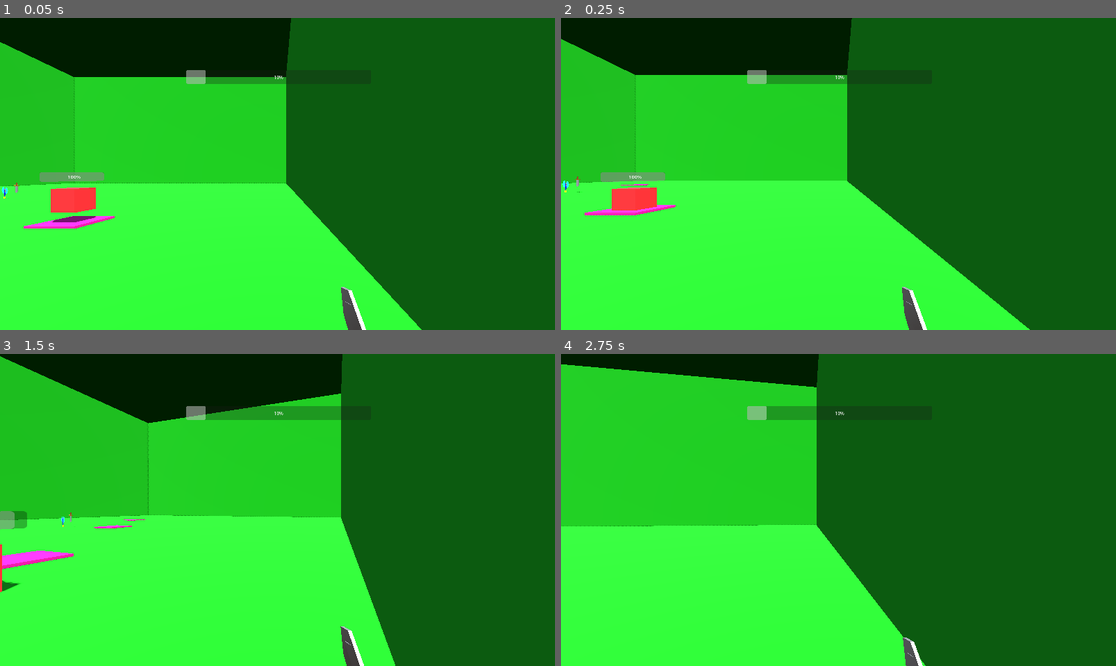
Above: before the commit, frames 1-4 (two rows, left to right).
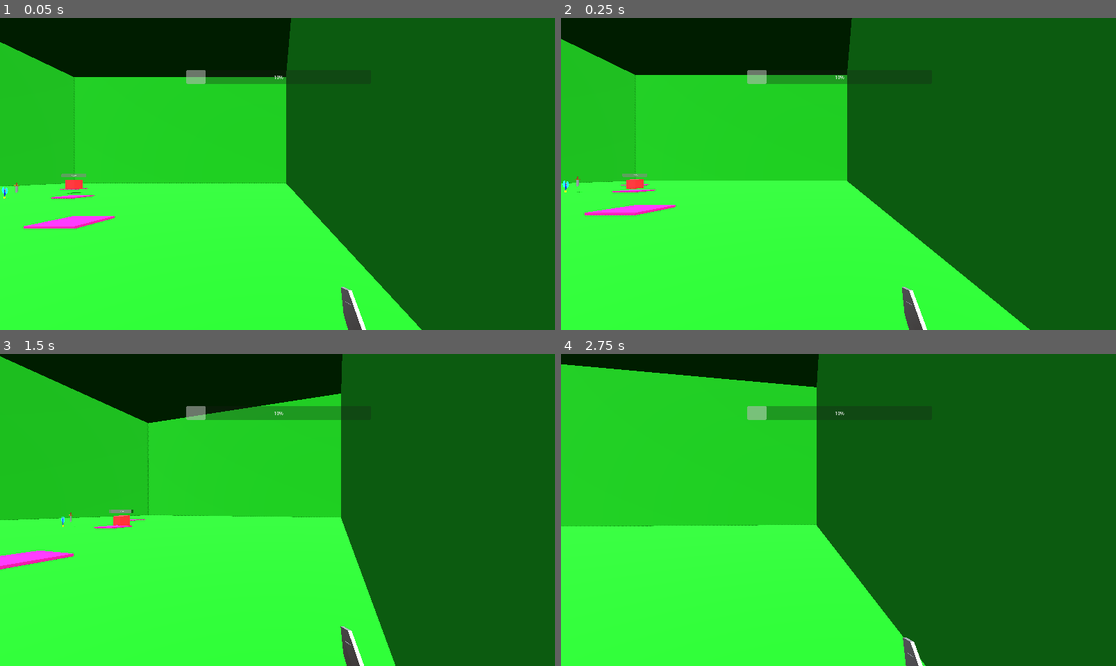
Above: after the commit, the same moments.

Repository: MrDragonMister/Raid_And_Rescue
Game: Godot game, scene res://scenes/world.tscn
Two runs of this game, one before a commit and one after it. Both use one fixed random seed, a clock stepped at 60 frames per second and the inputs below.
Inputs (mouse positions are in pixels of both pictures, inside the frame that each line leads up to):
- Up to frame 1 (0.05 s): no input
- Up to frame 2 (0.25 s): no input
- Up to frame 3 (1.5 s): move the mouse to (305, 510) at 0.52 s; hold W (move_forwards) from 0.53 s (still down); tap C (spawn enemy) at 0.6 s; tap Space (jump) at 0.77 s; move the mouse to (249, 510) at 1.27 s; click (249, 510) at 1.35 s
- Up to frame 4 (2.75 s): keep holding W (move_forwards); tap Space (jump) at 1.52 s; tap C (spawn enemy) at 1.55, 2.3 s; move the mouse to (849, 503) at 2.02 s; hold Shift (crouch) from 2.03 s (still down)

The runs differ from the first frame. In frame 1, 1.1% of the frame differs, in the area x 7-19%, y 49-66%; in frame 2, 0.9%; in frame 3, 0.5%; in frame 4, nothing differs.

Commit message:
added spawning enemies

Diff:
--- a/scenes/world.tscn
+++ b/scenes/world.tscn
@@ -178,6 +178,7 @@
 script = ExtResource("3_bx532")
 
 [node name="Enemy_manager" type="Node3D" parent="world_objects"]
+unique_name_in_owner = true
 script = ExtResource("5_b121a")
 enemy_scene = ExtResource("4_pccng")
 
--- a/scripts/enemy.gd
+++ b/scripts/enemy.gd
@@ -7,9 +7,9 @@
 @onready var nav: NavigationAgent3D = $NavigationAgent3D
 @onready var enemy_health_display := $health_display
 
-
 func _ready():
 	health_bar.value = health
+	position = Vector3(0, 1, 0)
 
 func _process(delta: float) -> void:
 	# Get the camera from the current viewport
@@ -17,9 +17,6 @@
 	if camera:
 		# Rotate the Sprite3D to face the camera's position
 		enemy_health_display.look_at(camera.global_transform.origin, Vector3.UP)
-
-
-
 
 	if Input.is_action_just_pressed("attack"):
 		if health > health_bar.min_value:
--- a/scripts/enemy_manager.gd
+++ b/scripts/enemy_manager.gd
@@ -2,16 +2,14 @@
 
 @export var enemy_scene : PackedScene
 
-# Called when the node enters the scene tree for the first time.
-func _ready() -> void:
-	pass # Replace with function body.
-
+#@onready var spawn_pos = Vector3.ZERO
 
 # Called every frame. 'delta' is the elapsed time since the previous frame.
 func _process(delta: float) -> void:
 	if Input.is_action_just_pressed("spawn enemy"):
-		spawn_enemy(0)
+		spawn_enemy()
 
-func spawn_enemy(position):
+func spawn_enemy():
 	var mob = enemy_scene.instantiate()
+	#spawn_pos = position
 	add_child(mob)
--- a/scripts/global.gd
+++ b/scripts/global.gd
@@ -1,7 +1,7 @@
 extends Node
 
 @onready var target_pos = Vector3()
-@onready var player_pos = Vector3(1, 0, 0)
+@onready var player_pos = Vector3.ZERO
 
 func set_target(new_target_pos):
 	target_pos = new_target_pos
